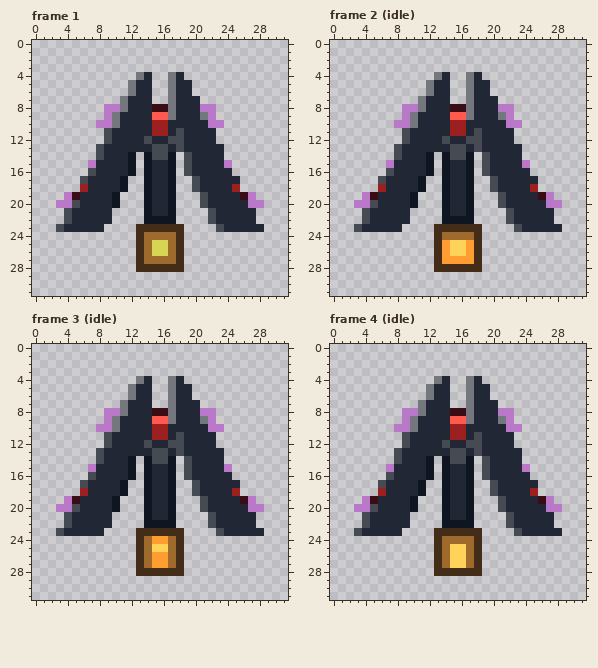
File history of a pixel-art file, assets/sources/enemies/razor_fighter_elite.ase. Above, as it was before the edit.
32x32 pixels, 13 frames. Shown: frame 1, frame 2 (idle), frame 3 (idle), frame 4 (idle). The commit also changed other frames, which this record leaves out.
After the commit:
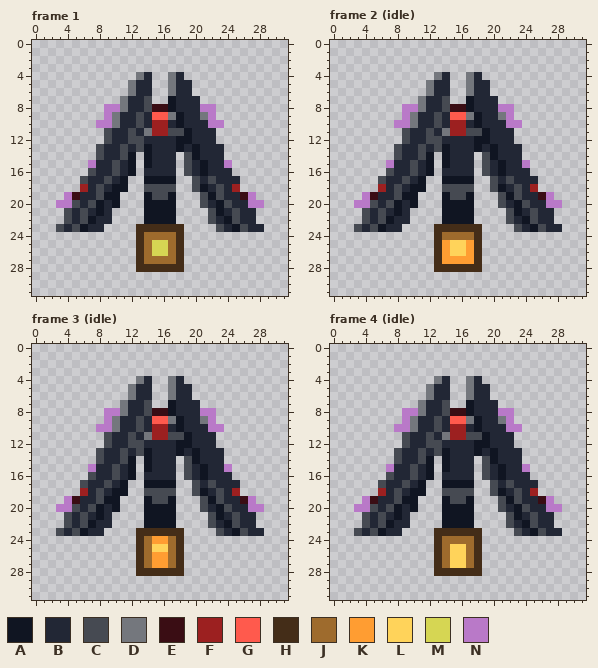
Palette (. is transparent): A #101522  B #222735  C #464a52  D #74777d  E #3a0d14  F #9c2020  G #ff5a4d  H #442d18  J #9e6b2d  K #ff9d32  L #ffd35a  M #d6d653  N #b979c8
The exact change:
layer "Armored Depth" added
--- frame 1, layer "Armored Depth"
@@ x 0..31 @@
  6 ............DBB..DBB............
- 7 ...........DBBB..DBBB...........
- 8 .........NNDBBBEEDBBBNN.........
- 9 .........NDBBBBGGDBBBDN.........
-10 ........NNDBBBBFFBBBBBNN........
-11 .........CBBBBBFFBCBBBB.........
-12 .........CBBBBCBBCCBBBB.........
-13 ........CBBBBBBCCBCBBBBB........
-14 ........CBBBA.ACCA.CBBBB........
-15 .......NBBBBA.ABBA.CBBBBN.......
-16 .......CBBBBA.ABBA.CBBBBB.......
-17 ......CBBBBA..ABBA..CBBBBB......
-18 ......FBBBBA..ABBA..CBBBBF......
-19 ....NEBBBBA...ABBA...CBBBBEN....
-20 ...NNCBBBBA...ABBA...CBBBBBNN...
-21 ....CBBBBB....ABBA....CBBBBB....
-22 ....CBBBBB....AAAA....CBBBBB....
-23 ...CBBBBB....HHHHHH....CBBBBB...
+ 7 ...........DBBC..ABBB...........
+ 8 .........NNDBBCEEABBBNN.........
+ 9 .........NDBBCBGGDABBDN.........
+10 ........NNDBBCBFFBABBBNN........
+11 .........CBBCBDFFCCABBB.........
+12 .........CBBCCBBBBAABBB.........
+13 ........CBBCBCABBBABABBB........
+14 ........CBBCA.ABBB.CABBB........
+15 .......NBBCBA.ABBB.CBABBN.......
+16 .......CBBCBA.BBBB.CBABBB.......
+17 ......CBBCBA..AAAA..CBCBBB......
+18 ......FBCBAA..CCCC..CABCBF......
+19 ....NEBBCAA...ACCA...CACBBEN....
+20 ...NNCBCABA...AAAA...CBACBBNN...
+21 ....CBCBAB....AAAA....CABCBB....
+22 ....CBCABB....AAAA....CBACBB....
+23 ...CBCABB....HHHHHH....CBACBB...
 24 .............HJJJJH.............
--- frame 2 (idle), layer "Armored Depth": the same change as frame 1
--- frame 3 (idle), layer "Armored Depth"
@@ x 0..31 @@
  6 ............DBB..DBB............
- 7 ...........DBBB..DBBB...........
- 8 .........NNDBBBEEDBBBNN.........
- 9 .........NDBBBBGGDBBBDN.........
-10 ........NNDBBBBFFBBBBBNN........
-11 .........CBBBBBFFBCBBBB.........
-12 .........CBBBBCBBCCBBBB.........
-13 ........CBBBBBBCCBCBBBBB........
-14 ........CBBBA.ACCA.CBBBB........
-15 .......NBBBBA.ABBA.CBBBBN.......
-16 .......CBBBBA.ABBA.CBBBBB.......
-17 ......CBBBBA..ABBA..CBBBBB......
-18 ......FBBBBA..ABBA..CBBBBF......
-19 ....NEBBBBA...ABBA...CBBBBEN....
-20 ...NNCBBBBA...ABBA...CBBBBBNN...
-21 ....CBBBBB....ABBA....CBBBBB....
-22 ....CBBBBB....AAAA....CBBBBB....
-23 ...CBBBBB....HHHHHH....CBBBBB...
+ 7 ...........DBBC..ABBB...........
+ 8 .........NNDBBCEEABBBNN.........
+ 9 .........NDBBCBGGDABBDN.........
+10 ........NNDBBCBFFBABBBNN........
+11 .........CBBCBDFFCCABBB.........
+12 .........CBBCCBBBBAABBB.........
+13 ........CBBCBCABBBABABBB........
+14 ........CBBCA.ABBB.CABBB........
+15 .......NBBCBA.ABBB.CBABBN.......
+16 .......CBBCBA.BBBB.CBABBB.......
+17 ......CBBCBA..AAAA..CBCBBB......
+18 ......FBCBAA..CCCC..CABCBF......
+19 ....NEBBCAA...ACCA...CACBBEN....
+20 ...NNCBCABA...AAAA...CBACBBNN...
+21 ....CBCBAB....AAAA....CABCBB....
+22 ....CBCABB....AAAA....CBACBB....
+23 ...CBCABB....HHHHHH....CBACBB...
 24 .............HJKKJH.............
--- frame 4 (idle), layer "Armored Depth": the same change as frame 1
Where, in picture pixels (left, top, right, bottom), the same in both pictures:
changed: (72, 96, 248, 232)
changed: (370, 96, 546, 232)
changed: (72, 400, 248, 536)
changed: (370, 400, 546, 536)
